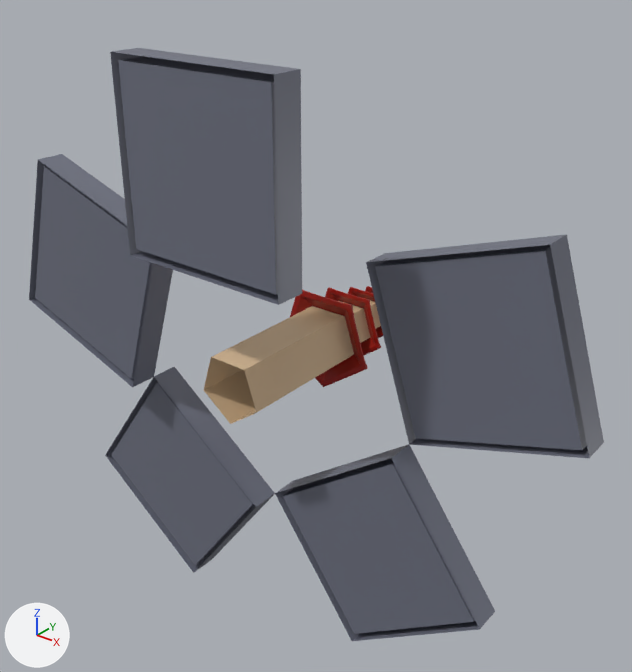
What one commit did to the COLLADA model FruitNinja/assets/tower.dae.
Rendered twice from a 50 mm camera at (24.3, -23.0, 10.4) aimed at (0.9, 6.3, -7.7). Arrows for +X, +Y and +Z are at lower left; the lights stay in place.
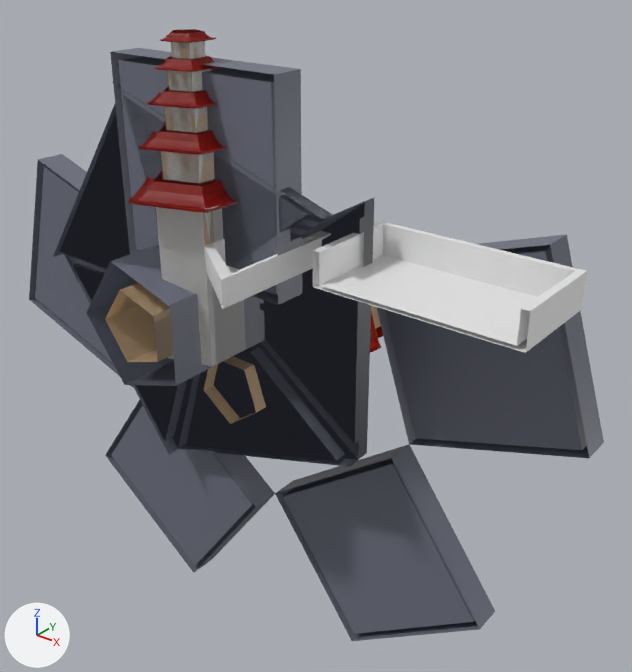
Commit message: Tower without first courtyard

Where the change shows, as pixel boxes [x1, y1, x2, y2] in the pictures (632 x 672 px):
'Cube_003', added: after [53, 82, 375, 467]
'Cube', added: after [313, 221, 587, 353]
'Plane', added: after [156, 41, 246, 366]
'Plane_009', added (red): after [128, 29, 238, 245]
    faces in mat_material_002 (red #a1180e): [128, 29, 238, 213]
    faces in mat_material_001 (beige #d1b38e): [161, 41, 215, 245]
'Cube_001', added: after [204, 231, 331, 309]
'Plane_005', added: after [105, 283, 173, 362]
'Cube_002', added: after [111, 244, 194, 383]
'Plane_001', added: after [198, 182, 218, 209]
'Cube_009', unchanged, covered by the edit: [118, 60, 276, 295] in both
'Cube_014', unchanged, covered by the edit: before [35, 167, 150, 378]; after [35, 167, 113, 363]
'Plane_008', unchanged, covered by the edit: before [204, 286, 383, 424]; after [204, 305, 383, 424]
'Cube_015', unchanged, covered by the edit: before [154, 367, 275, 507]; after [212, 452, 275, 507]

Edits to the bpy script that builds the scene:
```text
Add me_plane_010:
    me_plane_010.from_pydata(...)  # 1830 vertices, 3600 faces; spans x -3.16..1.86, y -2.63..2.65, z -6.19..6.54
    # faces by material slot: [600, 3000]
    me_plane_010.materials.append(mat_material_001)  # beige #d1b38e
    me_plane_010.materials.append(mat_material_002)  # red #a1180e
Add me_cube_003:
    me_cube_003.from_pydata(...)  # 16 vertices, 22 faces; spans x 5.81..14.26, y 0.0..4.23, z -1.88..-0.46
Add me_cube_001:
    me_cube_001.from_pydata(...)  # 82 vertices, 142 faces; spans x -11.1..6.3, y -2.6..3.1, z -14.0..4.3
    me_cube_001.materials.append(mat_material)  # grey #6e7281
Add me_plane_004:
    me_plane_004.from_pydata(...)  # 1710 vertices, 3360 faces; spans x -4.2..0.82, y -2.62..10.11, z -7.42..-2.15
    # faces by material slot: [360, 3000]
    me_plane_004.materials.append(mat_material_001)  # beige #d1b38e
    me_plane_004.materials.append(mat_material_002)  # red #a1180e
Add me_cube_002:
    me_cube_002.from_pydata(...)  # 81 vertices, 141 faces; spans x -11.1..6.3, y -2.6..3.1, z -14.0..4.3
    me_cube_002.materials.append(mat_material)  # grey #6e7281
Add me_plane_000:
    me_plane_000.from_pydata(...)  # 84 vertices, 140 faces; spans x 0.69..1.86, y -1.63..1.63, z -1.0..1.31
Add me_cube_000:
    me_cube_000.from_pydata(...)  # 20 vertices, 30 faces; spans x 1.1..4.27, y -3.11..3.32, z -2.1..-0.99
Add me_plane_001:
    me_plane_001.from_pydata(...)  # 1710 vertices, 3460 faces; spans x -3.16..1.86, y -2.63..2.65, z -6.19..6.54
Add ob_plane_009:
    ob_plane_009 = bpy.data.objects.new('Plane_009', me_plane_010)
    ob_plane_009.location = (0.37, 0.0, 0.0)
Add ob_cube:
    ob_cube = bpy.data.objects.new('Cube', me_cube_003)
    ob_cube.location = (0.0, 0.0, 0.0)
Add ob_cube_003:
    ob_cube_003 = bpy.data.objects.new('Cube_003', me_cube_001)
    ob_cube_003.location = (0.0, 0.0, 0.0)
Add ob_plane_005:
    ob_plane_005 = bpy.data.objects.new('Plane_005', me_plane_004)
    ob_plane_005.location = (0.0, 0.0, 0.0)
Add ob_cube_002:
    ob_cube_002 = bpy.data.objects.new('Cube_002', me_cube_002)
    ob_cube_002.location = (0.0, 0.0, 0.0)
Add ob_plane_001:
    ob_plane_001 = bpy.data.objects.new('Plane_001', me_plane_000)
    ob_plane_001.location = (0.26, 0.0, 0.0)
Add ob_cube_001:
    ob_cube_001 = bpy.data.objects.new('Cube_001', me_cube_000)
    ob_cube_001.location = (0.0, 0.0, 0.0)
Add ob_plane:
    ob_plane = bpy.data.objects.new('Plane', me_plane_001)
    ob_plane.location = (0.37, 0.0, 0.0)
```
